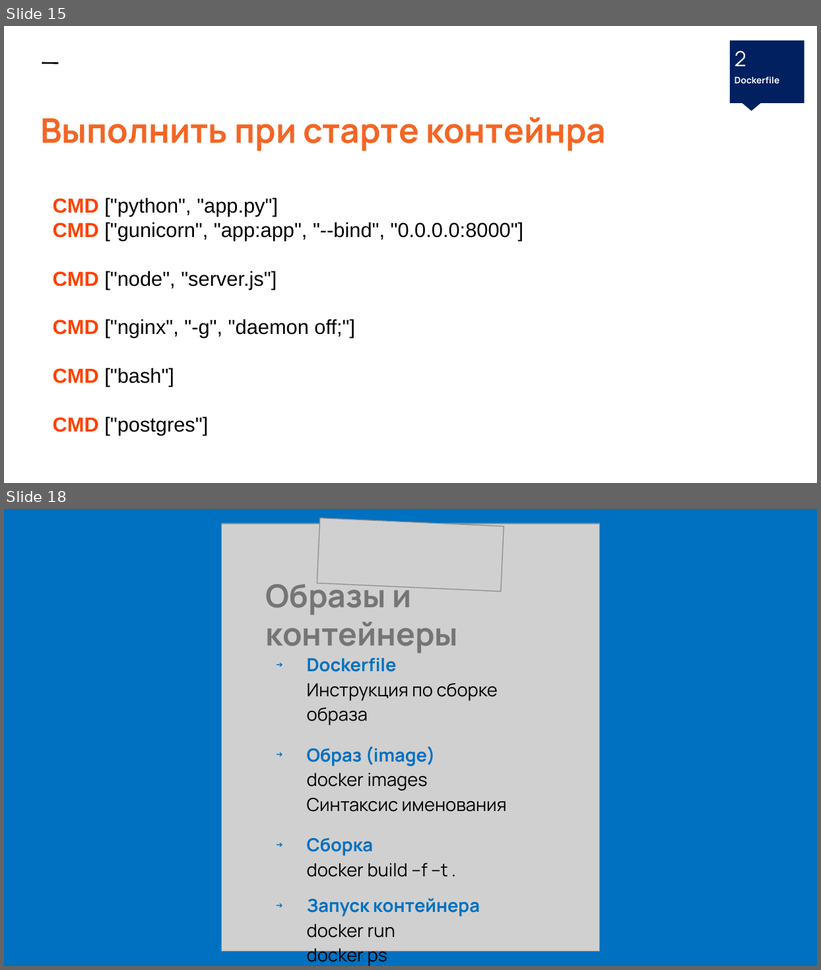
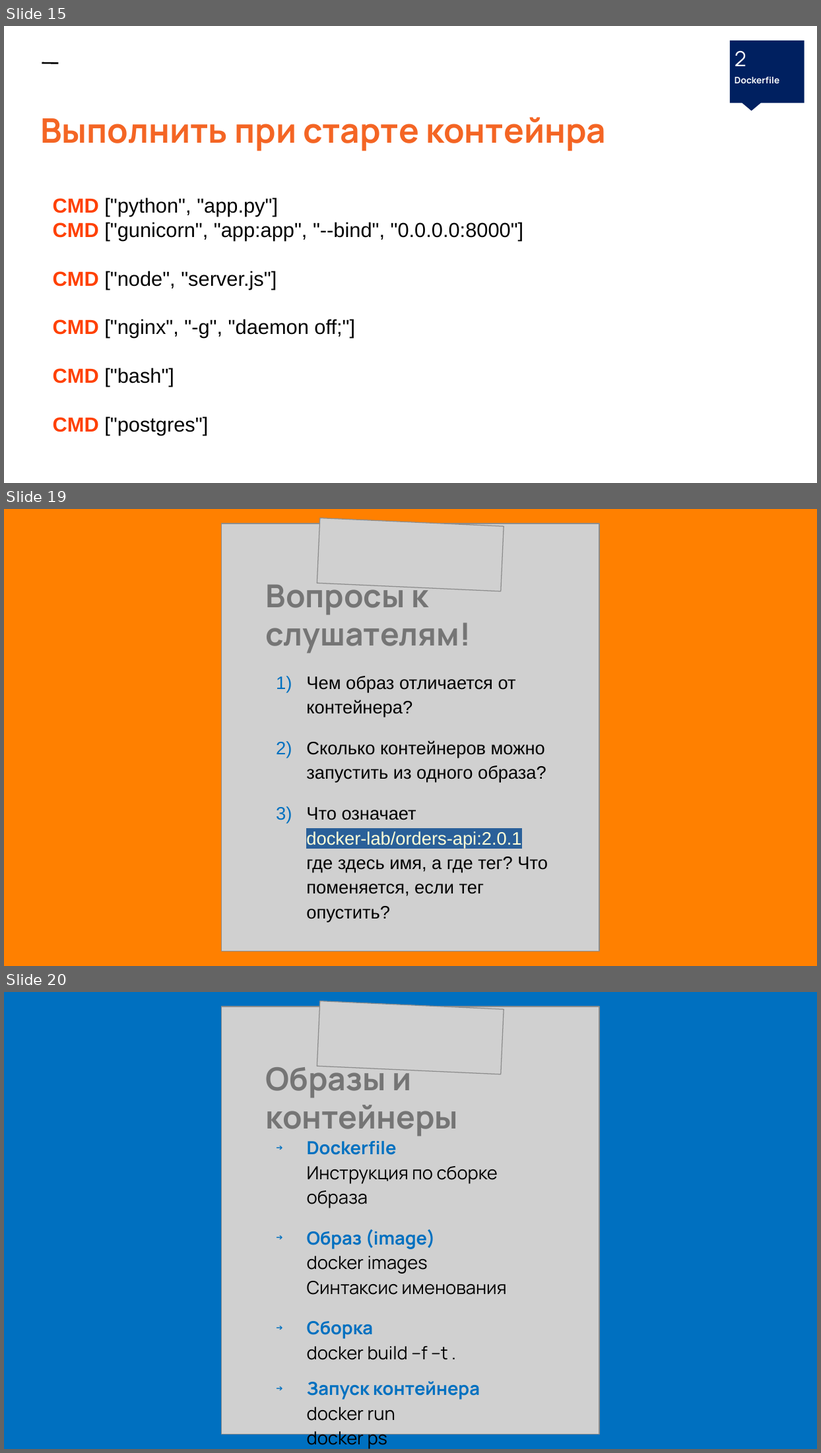
Before and after one commit to maks2199/SELabs-Docker, a slide deck: docs/260425_Docker_презентация.pptx. Shown one above the other, each under a label of ours: slides 15 and 18 before the commit, slides 15, 19 and 20 after it; the slides between them are not shown. The pictures are 821x970 and 821x1453 pixels, drawn with LibreOffice and Linux fonts; fonts in the diff are those of the drawing; grey boxes stand for pictures. Boxes give left, top, right and bottom in pixels: in the first picture for what was removed or moved away, otherwise in the second. Text is boxed around its words. In the diff, an @@ line names an element or a change of style, - is before the commit and + after.

```diff
--- a/docs/260425_Docker_презентация.pptx
+++ b/docs/260425_Docker_презентация.pptx
@@ slide 19 added at box(4, 509, 817, 966), background #FF8000 @@
@@ picture added at box(221, 524, 599, 952) @@
@@ picture added at box(318, 518, 504, 591) @@
@@ text added at box(266, 578, 471, 654), 28 pt, text #757575, bold @@
+Вопросы к слушателям!
@@ text added at box(306, 676, 548, 922), 16 pt, text #000000 @@
+1) Чем образ отличается от контейнера?
+2) Сколько контейнеров можно запустить из одного образа?
+3) Что означает docker-lab/orders-api:2.0.1 где здесь имя, а где тег? Что поменяется, если тег опустить?
@@ what was slide 18 is now slide 20 @@
```
Also in this commit, not shown: 1 slide changed, 5 other slides added, 5 other files.
